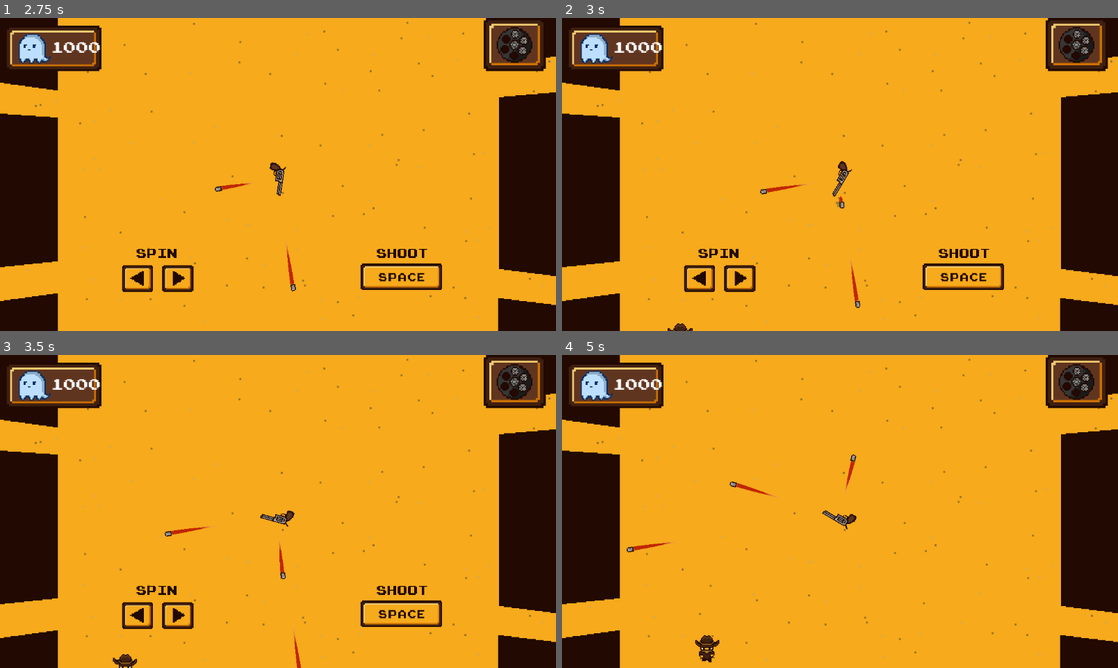
Above: before the commit, frames 1-4 (two rows, left to right).
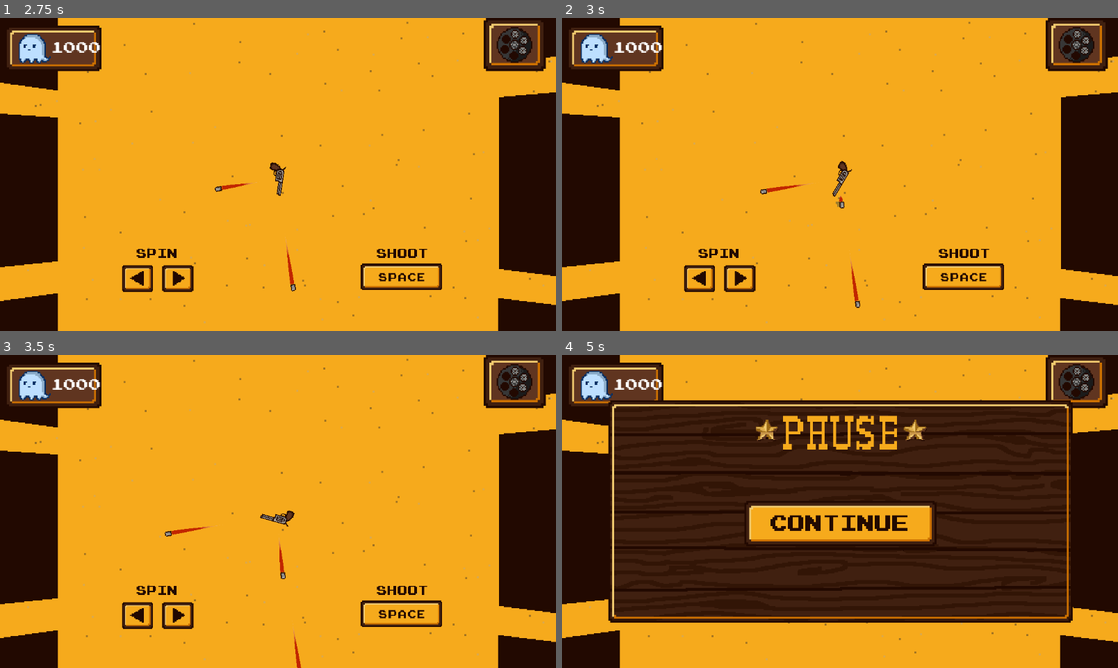
Above: after the commit, the same moments.

Repository: Guigo-dev/JuniperGameJam
Game: Godot game, scene res://Scenes/Menus/menu_inicial.tscn
Same seed, same stepped clock (60 frames per second), same inputs: the game is played once before the commit and once after it.
Inputs (mouse positions are in pixels of both pictures, inside the frame that each line leads up to):
- Up to frame 1 (2.75 s): click (278, 196) at 0.5 s; move the mouse to (400, 158) at 1.27 s; hold Right (Direita) 1.28-2.03 s; tap Space (atirar) at 1.35, 2.1 s; click (400, 158) at 1.42 s; move the mouse to (166, 190) at 2.02 s; hold Left (Esquerda) from 2.03 s (still down); click (166, 190) at 2.17 s
- Up to frame 2 (3 s): move the mouse to (895, 105) at 2.77 s; release Left (Esquerda) at 2.78 s; hold Right (Direita) from 2.78 s (still down); tap Space (atirar) at 2.85 s; click (895, 105) at 2.92 s
- Up to frame 3 (3.5 s): keep holding Right (Direita)
- Up to frame 4 (5 s): move the mouse to (812, 574) at 3.52 s; tap Space (atirar) at 3.6, 4.35 s; click (812, 574) at 3.67 s; move the mouse to (1006, 558) at 4.27 s; release Right (Direita) at 4.28 s; hold Left (Esquerda) from 4.28 s (still down); click (1006, 558) at 4.42 s; tap Escape (Pause) at 4.9 s

Frame 1 is identical in both runs. In frame 2, less than 0.1% of the frame differs, in the area x 19-24%, y 97-100%; in frame 3, 0.1%; in frame 4, 55%, in the area x 8-92%, y 14-99%.

Commit message:
sla so tava ajudando o sol

Diff:
--- a/Scenes/FasePrincipal/FasePrincipal.tscn
+++ b/Scenes/FasePrincipal/FasePrincipal.tscn
@@ -18,6 +18,10 @@
 [ext_resource type="Script" uid="uid://cmoiybfwwqc5e" path="res://Scripts/FasePrincipal/wave_manager.gd" id="13_uotby"]
 [ext_resource type="PackedScene" uid="uid://scitov56cg4l" path="res://Scenes/FasePrincipal/Bala.tscn" id="14_lahha"]
 [ext_resource type="AudioStream" uid="uid://dut2708n5muat" path="res://soundtrack/sonican-cinematic-spaghetti-loop-western-adventure-394920.mp3" id="15_nmifv"]
+[ext_resource type="Texture2D" uid="uid://kl2m32tw5cxl" path="res://Sprites/PNG/pausescreen.png" id="16_fol42"]
+[ext_resource type="Texture2D" uid="uid://sdxfskcbcdpf" path="res://Sprites/PNG/bt_continue.png" id="17_xe2kd"]
+[ext_resource type="Texture2D" uid="uid://da4bwe0hbgxil" path="res://Sprites/PNG/bt_continue_onclick.png" id="18_y67md"]
+[ext_resource type="Texture2D" uid="uid://cu76qgroqyy01" path="res://Sprites/PNG/bt_continue_hover.png" id="19_6dx8m"]
 
 [sub_resource type="AtlasTexture" id="AtlasTexture_jsvmo"]
 atlas = ExtResource("5_1hlo7")
@@ -383,7 +387,7 @@
 offset_bottom = 40.0
 theme_override_fonts/font = ExtResource("6_s446e")
 theme_override_font_sizes/font_size = 13
-text = "0"
+text = "100"
 horizontal_alignment = 1
 vertical_alignment = 1
 metadata/_edit_use_anchors_ = true
@@ -512,6 +516,40 @@
 texture = ExtResource("12_uotby")
 expand_mode = 1
 
+[node name="Pause" type="TextureRect" parent="UI" unique_id=192525408]
+visible = false
+layout_mode = 1
+anchors_preset = 8
+anchor_left = 0.5
+anchor_top = 0.5
+anchor_right = 0.5
+anchor_bottom = 0.5
+offset_left = -240.5
+offset_top = -115.0
+offset_right = 240.5
+offset_bottom = 115.0
+grow_horizontal = 2
+grow_vertical = 2
+texture = ExtResource("16_fol42")
+
+[node name="ContinueBt" type="TextureButton" parent="UI/Pause" unique_id=880044941]
+process_mode = 2
+layout_mode = 1
+anchors_preset = 8
+anchor_left = 0.5
+anchor_top = 0.5
+anchor_right = 0.5
+anchor_bottom = 0.5
+offset_left = -100.0
+offset_top = -11.0
+offset_right = 99.0
+offset_bottom = 36.0
+grow_horizontal = 2
+grow_vertical = 2
+texture_normal = ExtResource("17_xe2kd")
+texture_pressed = ExtResource("18_y67md")
+texture_hover = ExtResource("19_6dx8m")
+
 [node name="WaveManager" type="Node" parent="." unique_id=302771553]
 script = ExtResource("13_uotby")
 
@@ -544,3 +582,4 @@
 [connection signal="enemy_died" from="Path2D/EnemySpawner" to="." method="_on_enemy_spawner_enemy_died"]
 [connection signal="enemy_died" from="Path2D2/EnemySpawner2" to="." method="_on_enemy_spawner_2_enemy_died"]
 [connection signal="enemy_died" from="Path2D3/EnemySpawner3" to="." method="_on_enemy_spawner_3_enemy_died"]
+[connection signal="pressed" from="UI/Pause/ContinueBt" to="." method="_on_continue_bt_pressed"]
--- a/Scenes/FasePrincipal/teste_armas.tscn
+++ b/Scenes/FasePrincipal/teste_armas.tscn
@@ -16,7 +16,7 @@
 [ext_resource type="PackedScene" uid="uid://m6fl22fp30ky" path="res://Scenes/FasePrincipal/enemy_magro.tscn" id="13_5sspw"]
 [ext_resource type="Texture2D" uid="uid://dav8dlukjs14d" path="res://Sprites/PNG/placa_lifecounter.png" id="15_qs22a"]
 [ext_resource type="Texture2D" uid="uid://b5tq0j6uwwq4c" path="res://Sprites/PNG/lifecounter.png" id="16_vdw41"]
-[ext_resource type="Script" uid="uid://cmoiybfwwqc5e" path="res://Scenes/FasePrincipal/wave_manager.gd" id="17_eeo36"]
+[ext_resource type="Script" uid="uid://cmoiybfwwqc5e" path="res://Scripts/FasePrincipal/wave_manager.gd" id="17_eeo36"]
 [ext_resource type="PackedScene" uid="uid://scitov56cg4l" path="res://Scenes/FasePrincipal/Bala.tscn" id="18_hb62x"]
 
 [sub_resource type="AtlasTexture" id="AtlasTexture_jsvmo"]
@@ -333,7 +333,6 @@
 arma = NodePath("ArmaDeFogo")
 
 [node name="ArmaDeFogo" parent="." unique_id=955160628 instance=ExtResource("2_d1jif")]
-visible = true
 
 [node name="Camera2D" type="Camera2D" parent="." unique_id=126124627]
 zoom = Vector2(2, 2)
@@ -529,6 +528,7 @@
 
 [node name="WaveManager" type="Node" parent="." unique_id=918784295]
 script = ExtResource("17_eeo36")
+wave_time = 5.0
 
 [node name="Bala" parent="." unique_id=1222037949 node_paths=PackedStringArray("target") instance=ExtResource("18_hb62x")]
 visible = false
--- a/Scenes/Menus/shop.tscn
+++ b/Scenes/Menus/shop.tscn
@@ -2,11 +2,14 @@
 
 [ext_resource type="Script" uid="uid://cyn63c4njyjh1" path="res://Scripts/Menus/shop.gd" id="1_s0p6e"]
 [ext_resource type="Texture2D" uid="uid://bsohnv72k4hwk" path="res://Sprites/PNG/shopscreen.png" id="2_428ri"]
+[ext_resource type="Texture2D" uid="uid://bhf18linav7ue" path="res://Sprites/PNG/fundo_fase.png" id="2_a4x14"]
 [ext_resource type="Script" uid="uid://dy8jqlbn8tm4o" path="res://Scripts/Menus/botao_comprar.gd" id="2_kex1f"]
+[ext_resource type="Texture2D" uid="uid://rogtftkam8yd" path="res://Sprites/PNG/village.png" id="3_0f340"]
 [ext_resource type="Texture2D" uid="uid://b4mgsv1lvbu5c" path="res://Sprites/PNG/target.png" id="3_looxl"]
 [ext_resource type="Texture2D" uid="uid://cejltycv8ovc7" path="res://Sprites/PNG/target_hover.png" id="4_looxl"]
 [ext_resource type="FontFile" uid="uid://d2ns3wsd4gt2e" path="res://Sprites/PressStart2P.ttf" id="5_428ri"]
 [ext_resource type="AudioStream" uid="uid://o2fplri72yl1" path="res://soundtrack/loja(2).mp3" id="5_tc8st"]
+[ext_resource type="Texture2D" uid="uid://c5lm7xw7m1sy5" path="res://Sprites/PNG/target_locked.png" id="7_0f340"]
 [ext_resource type="Texture2D" uid="uid://sdxfskcbcdpf" path="res://Sprites/PNG/bt_continue.png" id="8_ynvmu"]
 [ext_resource type="Texture2D" uid="uid://da4bwe0hbgxil" path="res://Sprites/PNG/bt_continue_onclick.png" id="9_c66jw"]
 [ext_resource type="Texture2D" uid="uid://cu76qgroqyy01" path="res://Sprites/PNG/bt_continue_hover.png" id="10_a4x14"]
@@ -22,7 +25,19 @@
 tween_intensity = 1.2
 tween_duration = 0.3
 
-[node name="Background" type="TextureRect" parent="." unique_id=713984918]
+[node name="BackGround" type="TextureRect" parent="." unique_id=259488869]
+layout_mode = 0
+offset_right = 1152.0
+offset_bottom = 648.0
+texture = ExtResource("2_a4x14")
+
+[node name="BackGround2" type="TextureRect" parent="." unique_id=105069973]
+layout_mode = 0
+offset_right = 1152.0
+offset_bottom = 648.0
+texture = ExtResource("3_0f340")
+
+[node name="ShopTexture" type="TextureRect" parent="." unique_id=713984918]
 layout_mode = 1
 anchors_preset = 15
 anchor_right = 1.0
@@ -70,6 +85,7 @@
 size_flags_vertical = 8
 texture_normal = ExtResource("3_looxl")
 texture_hover = ExtResource("4_looxl")
+texture_disabled = ExtResource("7_0f340")
 script = ExtResource("2_kex1f")
 
 [node name="Cost" type="Label" parent="HBoxContainer/Power0" unique_id=1149111670]
@@ -138,6 +154,7 @@
 size_flags_vertical = 8
 texture_normal = ExtResource("3_looxl")
 texture_hover = ExtResource("4_looxl")
+texture_disabled = ExtResource("7_0f340")
 script = ExtResource("2_kex1f")
 
 [node name="Cost" type="Label" parent="HBoxContainer/Power1" unique_id=1980097200]
@@ -206,6 +223,7 @@
 size_flags_vertical = 8
 texture_normal = ExtResource("3_looxl")
 texture_hover = ExtResource("4_looxl")
+texture_disabled = ExtResource("7_0f340")
 script = ExtResource("2_kex1f")
 
 [node name="Cost" type="Label" parent="HBoxContainer/Power2" unique_id=2032979287]
@@ -281,10 +299,10 @@
 anchor_top = 0.5
 anchor_right = 0.5
 anchor_bottom = 0.5
-offset_left = -99.5
-offset_top = 201.0
-offset_right = 99.5
-offset_bottom = 248.0
+offset_left = -100.0
+offset_top = 168.0
+offset_right = 99.0
+offset_bottom = 215.0
 grow_horizontal = 2
 grow_vertical = 2
 texture_normal = ExtResource("8_ynvmu")
--- a/Scripts/FasePrincipal/fase_principal.gd
+++ b/Scripts/FasePrincipal/fase_principal.gd
@@ -19,6 +19,11 @@
 # Called every frame. 'delta' is the elapsed time since the previous frame.
 @warning_ignore("unused_parameter")
 func _process(delta: float) -> void:
+	if(Input.is_action_just_pressed("Pause")):
+		$UI/Pause.visible = true
+		get_tree().paused = true
+		Input.mouse_mode = Input.MOUSE_MODE_VISIBLE
+
 	soulsText.text = (var_to_str(GameManager.souls))
 
 
@@ -51,3 +56,9 @@
 	lifeCounterIcon.play(animationName)
 	if(frame != null):
 		lifeCounterIcon.set_frame_and_progress(frame,0.0)
+
+
+func _on_continue_bt_pressed() -> void:
+	get_tree().paused = false
+	$UI/Pause.visible = false
+	Input.mouse_mode = Input.MOUSE_MODE_HIDDEN
--- a/Scripts/FasePrincipal/game_manager.gd
+++ b/Scripts/FasePrincipal/game_manager.gd
@@ -51,35 +51,32 @@
 	process_mode = Node.PROCESS_MODE_ALWAYS
 
 func _process(delta: float) -> void:
-	if(Input.is_action_just_pressed("Pause")):
-		get_tree().paused = !get_tree().paused
-		Input.mouse_mode = Input.MOUSE_MODE_VISIBLE
-
+	pass
 
 var inventory = {0:{}}
 #Dicionário dos poderes
 var powers =	{
-	0:{
-		"id": 0,
-		"Name": "Ricochet",
-		"Des": "Ricochet bullets",
-		"Cost": 10,
-		"Type": "Modifier"
-	},
-	1:{
-		"id": 1,
-		"Name": "Triple Shot",
-		"Des": "Triple the fun",
-		"Cost": 20,
-		"Type": "Modifier"
-	},
-	2:{
-		"id": 2,
-		"Name": "Laser Aim",
-		"Des": "More precision",
-		"Cost": 30,
-		"Type": "Modifier"
-	},
+	#0:{
+		#"id": 0,
+		#"Name": "Ricochet",
+		#"Des": "Ricochet bullets",
+		#"Cost": 10,
+		#"Type": "Modifier"
+	#},
+	#1:{
+		#"id": 1,
+		#"Name": "Triple Shot",
+		#"Des": "Triple the fun",
+		#"Cost": 20,
+		#"Type": "Modifier"
+	#},
+	#2:{
+		#"id": 2,
+		#"Name": "Laser Aim",
+		#"Des": "More precision",
+		#"Cost": 30,
+		#"Type": "Modifier"
+	#},
 	3:{
 		"id": 3,
 		"Name": "Auto-aim",
@@ -87,13 +84,13 @@
 		"Cost": 40,
 		"Type": "Trajectory"
 	},
-	4:{
-		"id": 4,
-		"Name": "Spiral Bullet",
-		"Des": "Bullets can curve??",
-		"Cost": 50,
-		"Type": "Trajectory"
-	},
+	#4:{
+		#"id": 4,
+		#"Name": "Spiral Bullet",
+		#"Des": "Bullets can curve??",
+		#"Cost": 50,
+		#"Type": "Trajectory"
+	#},
 	5:{
 		"id": 5,
 		"Name": "Heal",
@@ -101,20 +98,20 @@
 		"Cost": 60,
 		"Type": "Health"
 	},
-	6:{
-		"id": 6,
-		"Name": "High Noon",
-		"Des": "Everything dies",
-		"Cost": 70,
-		"Type": "Power"
-	},
-	7:{
-		"id": 7,
-		"Name": "Gold Gun",
-		"Des": "MONEY",
-		"Cost": 80,
-		"Type": "Gun"
-	},
+	#6:{
+		#"id": 6,
+		#"Name": "High Noon",
+		#"Des": "Everything dies",
+		#"Cost": 70,
+		#"Type": "Power"
+	#},
+	#7:{
+		#"id": 7,
+		#"Name": "Gold Gun",
+		#"Des": "MONEY",
+		#"Cost": 80,
+		#"Type": "Gun"
+	#},
 	8:{
 		"id": 8,
 		"Name": "Fire Gun",
--- a/Scripts/FasePrincipal/wave_manager.gd
+++ b/Scripts/FasePrincipal/wave_manager.gd
@@ -4,7 +4,7 @@
 
 
 var wave_enemies = {
-	1: {"A": 20, "B": 0, "C": 0},
+	1: {"A": 1, "B": 0, "C": 0},
 	2: {"A": 20, "B": 2, "C": 4},
 	3: {"A": 25, "B": 5, "C": 4},
 	4: {"A": 10, "B": 20, "C": 5},
Not shown, added: Sprites/PNG/arma_com_mira.png.import
Not shown, added: Sprites/PNG/arma_gold.png.import
Not shown, added: Sprites/PNG/bala_gold.png.import
Not shown, added: Sprites/PNG/banner.png.import
Not shown, added: Sprites/PNG/bt_menu.png.import
Not shown, added: Sprites/PNG/bt_menu_hover.png.import
Not shown, added: Sprites/PNG/bt_menu_onclick.png.import
Not shown, added: Sprites/PNG/bt_pause.png.import
Not shown, added: Sprites/PNG/bt_pause_hover.png.import
Not shown, added: Sprites/PNG/bt_pause_onclick.png.import
Not shown, added: Sprites/PNG/fire.png.import
Not shown, added: Sprites/PNG/pausescreen.png.import
(and 2 more such lines)
